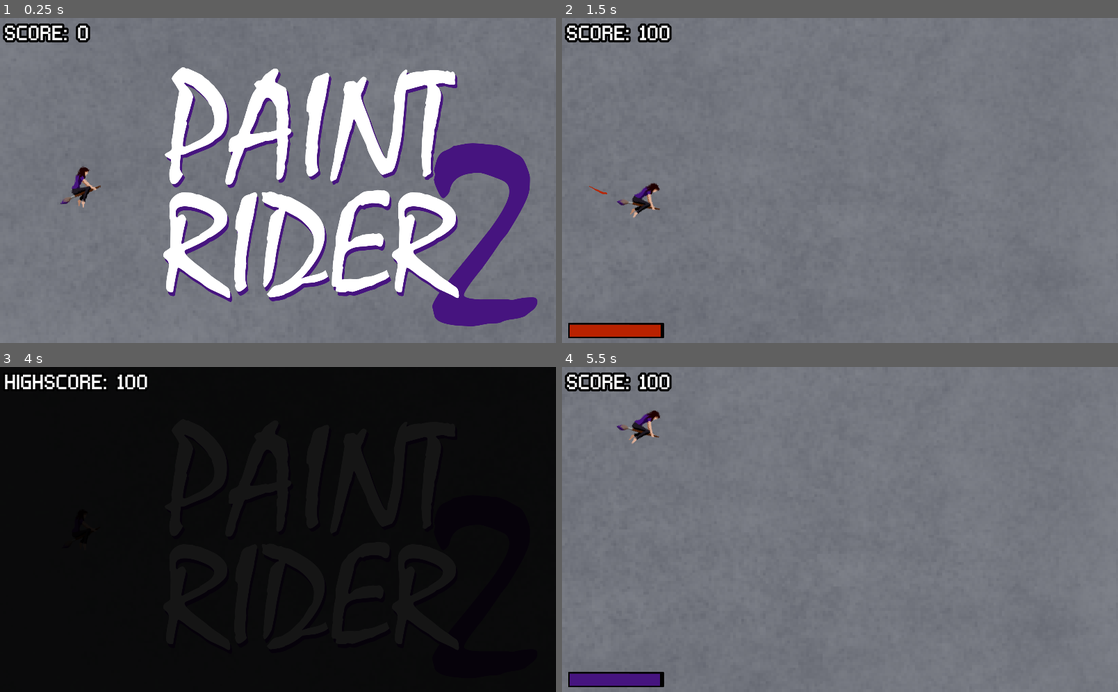
Above: before the commit, frames 1-4 (two rows, left to right).
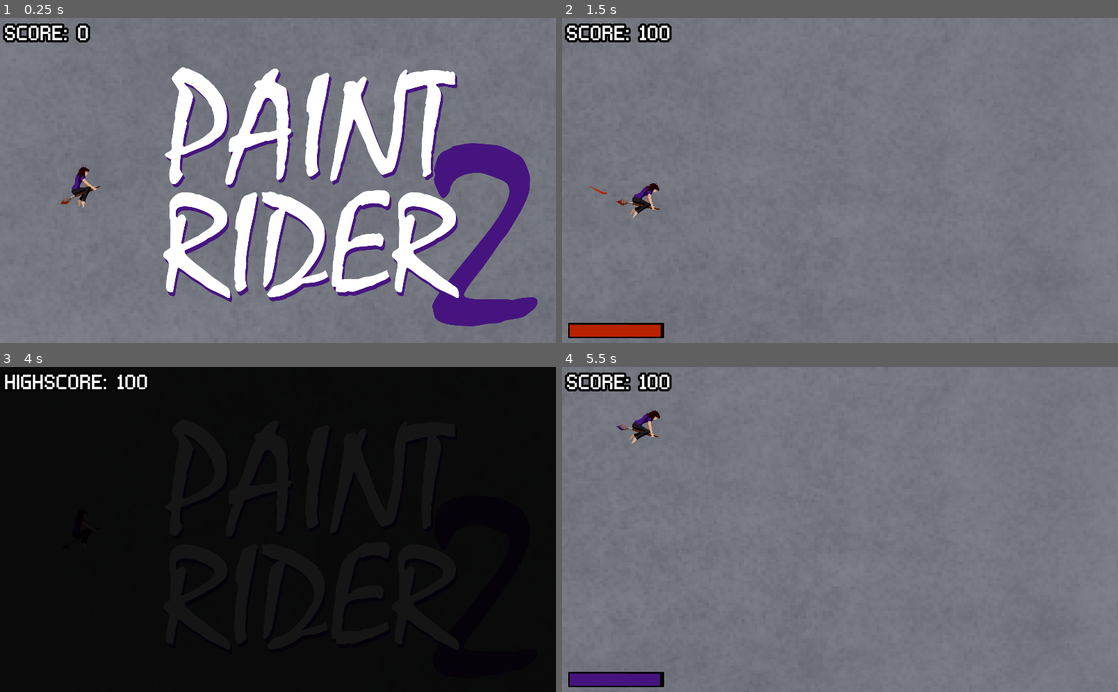
Above: after the commit, the same moments.

Repository: 0xbuidlman/PaintRider2
Game: Godot game, scene res://Scenes/Main.tscn
Two runs of this game, one before a commit and one after it. Both use one fixed random seed, a clock stepped at 60 frames per second and the inputs below. The engine's default icon, where the game draws it, is replaced by a stand-in: a white triangle on a blue panel in a dark square. Sound files missing from this copy of the repository are replaced by a short silence.
Inputs (mouse positions are in pixels of both pictures, inside the frame that each line leads up to):
- Up to frame 1 (0.25 s): no input
- Up to frame 2 (1.5 s): move the mouse to (962, 164) at 0.52 s; hold Right (ui_right) 0.53-1.28 s; hold Space (button) 0.53-1.28 s; click (962, 164) at 0.67 s; move the mouse to (728, 196) at 1.27 s; hold Left (ui_left) from 1.28 s (still down); tap Space (button) at 1.35 s
- Up to frame 3 (4 s): move the mouse to (333, 458) at 2.02 s; release Left (ui_left) at 2.03 s; hold Space (button) 2.03-2.78 s; hold Right (ui_right) 2.03-3.53 s; move the mouse to (250, 594) at 2.77 s; tap Space (button) at 2.85 s; click (250, 594) at 2.92 s; move the mouse to (444, 578) at 3.52 s; hold Left (ui_left) from 3.53 s (still down); hold Space (button) from 3.53 s (still down)
- Up to frame 4 (5.5 s): keep holding Left (ui_left); move the mouse to (673, 480) at 4.27 s; release Space (button) at 4.28 s; tap Space (button) at 4.35 s; move the mouse to (867, 529) at 5.02 s; hold Space (button) from 5.03 s (still down); click (867, 529) at 5.17 s

The runs differ from the first frame. In frame 1, less than 0.1% of the frame differs, in the area x 10-19%, y 45-59%; in frame 2, less than 0.1%, in the area x 9-18%, y 50-62%; in frame 3, less than 0.1%; in frame 4, less than 0.1%.

Commit message:
post jam

Diff:
--- a/Scenes/Canvas.gd
+++ b/Scenes/Canvas.gd
@@ -96,8 +96,16 @@
 			stage = 6
 		elif stage == 6 and r > 300000:
 			$BombSpawner2.mode_mode = 2
+			$BombSpawner2.max_at_once = 2
 			$PaintSpawner.min_time = 5
 			$PaintSpawner.max_time = 9
+			$StarSpawner.max_at_once = 2
+			stage = 7
+		elif stage == 7 and r > 400000:
+			$BombSpawner2.max_at_once = 3
+			stage = 8
+		elif stage == 8 and r > 500000:
+			$StarSpawner.min_time = 0
 
 func remove_all(s):
 	for c in s.get_children():
@@ -140,7 +148,8 @@
 		var s = Stroke.instance()
 		var color = $"/root/Global".color
 		if color >= 6:
-			s.get_child(0).width = 80
+			s.get_child(0).width = 60
+			s.life = 8
 		s.get_child(0).texture = strokes[color]
 		s.position = Vector2(pos, 0)
 		s.add_point(p, 0)
--- a/Scenes/Main.tscn
+++ b/Scenes/Main.tscn
@@ -11,6 +11,7 @@
 [ext_resource path="res://fonts/f.otf" type="DynamicFontData" id=9]
 [ext_resource path="res://Audio/Loop.ogg" type="AudioStream" id=10]
 [ext_resource path="res://Audio/pr2.ogg" type="AudioStream" id=11]
+[ext_resource path="res://icon.png" type="Texture" id=12]
 
 [sub_resource type="DynamicFont" id=1]
 size = 35
@@ -213,10 +214,10 @@
 
 [node name="ProgressBar2" type="TextureProgress" parent="CanvasLayer"]
 modulate = Color( 1, 1, 1, 0 )
-margin_left = 184.639
-margin_top = 553.877
-margin_right = 784.639
-margin_bottom = 753.877
+margin_left = 187.285
+margin_top = 554.236
+margin_right = 787.285
+margin_bottom = 754.236
 rect_scale = Vector2( 0.218688, 0.218688 )
 texture_progress = ExtResource( 7 )
 __meta__ = {
@@ -288,6 +289,13 @@
 [node name="AudioStreamPlayer2" type="AudioStreamPlayer" parent="."]
 stream = ExtResource( 10 )
 bus = "music"
+
+[node name="TouchScreenButton" type="TouchScreenButton" parent="."]
+modulate = Color( 1, 1, 1, 0 )
+position = Vector2( 0, -1701.71 )
+scale = Vector2( 49.8934, 27.5893 )
+normal = ExtResource( 12 )
+action = "button"
 [connection signal="bomb" from="Player" to="Canvas" method="on_bomb"]
 [connection signal="bonus" from="Player" to="." method="on_bonus"]
 [connection signal="change" from="Player" to="." method="on_change"]
--- a/Scenes/Player.gd
+++ b/Scenes/Player.gd
@@ -1,14 +1,23 @@
 extends Node2D
+
+var characters = [
+	preload("res://Images/characters/characterred.png"),
+	preload("res://Images/characters/characterblue.png"),
+	preload("res://Images/characters/charactergreen.png"),
+	preload("res://Images/characters/characterorange.png"),
+	preload("res://Images/characters/character.png"),
+	preload("res://Images/characters/characteryellow.png")
+]
 
 const GRAVITY = [1100, 2000]
 const FORCE = [-3000, -6000]
-const MIN_VELOCITY = [-800, -400]
-const MAX_VELOCITY = [550, 200]
+const MIN_VELOCITY = [-800, -300]
+const MAX_VELOCITY = [550, 150]
 const VEL_CATCH = [10, 4]
 
-const MIN_SPEED = [600.0, 2300.0]
-const MAX_SPEED = [1800.0, 2500.0]
-const RANGE = [[600.0, 2400.0], [600.0, 2400.0]]
+const MIN_SPEED = [600.0, 2700.0]
+const MAX_SPEED = [1800.0, 2900.0]
+const RANGE = [[600.0, 2400.0], [600.0, 2800.0]]
 const FRICTION = [80.0, 50.0]
 
 const SPEED_UP = [500, 800]
@@ -49,13 +58,15 @@
 func _ready():
 	randomize()
 	$"/root/Global".color = randi() % 6
+	$Sprite.texture = characters[$"/root/Global".color]
 	emit_signal("change")
 
 func _input(event):
-	if event.is_action_pressed("button") or (event is InputEventScreenTouch and event.is_pressed()):
+	if event.is_action_pressed("button"):
 		up = true
-	elif event.is_action_released("button") or (event is InputEventScreenTouch and not event.is_pressed()):
+	elif event.is_action_released("button"):
 		up = false
+
 func _physics_process(delta):
 
 	if $"/root/Global".active and not $"/root/Global".end:
@@ -64,11 +75,12 @@
 		if mode == 1 and paint <= NORMAL_PAINT:
 			$"/root/Global".mode = 0
 			$"/root/Global".color = randi() % 6
+			$Sprite.texture = characters[$"/root/Global".color]
 			emit_signal("change")
 			scale = Vector2(1, 1)
 			mode = 0
 			target_speed = 1200
-			$AnimationPlayer.play_backwards("mode")
+			$Sprite.scale = Vector2(0.12, 0.12)
 
 		velocity += GRAVITY[mode] * delta
 		var z_amount = clamp((speed - RANGE[mode][0]) / (RANGE[mode][1] - RANGE[mode][0]), 0, 1)
@@ -103,7 +115,6 @@
 		position.y += velocity * delta
 
 		$Sprite.rotation = velocity * 0.001 + 0.2
-		$Sprite2.rotation = velocity * 0.001 + 0.2
 
 		if target_speed > MIN_SPEED[mode]:
 			target_speed -= FRICTION[mode] * delta
@@ -149,6 +160,7 @@
 	elif id == 1 and paint < NORMAL_PAINT:
 		paint = NORMAL_PAINT
 		$"/root/Global".color = area.get_parent().cid
+		$Sprite.texture = characters[$"/root/Global".color]
 		$b.play()
 		emit_signal("change")
 		if painting:
@@ -160,8 +172,10 @@
 		scale = Vector2(1.5, 1.5)
 		$"/root/Global".mode = 1
 		$"/root/Global".color = 6
+		velocity -= 1800
+		$Sprite.texture = characters[4]
 		emit_signal("change")
-		$AnimationPlayer.play("mode")
+		$Sprite.scale = Vector2(0.13, 0.13)
 		if painting:
 			emit_signal("vroom", brush_pos(0), -1)
 			emit_signal("vroom", brush_pos(0), 1)
--- a/Scenes/Player.tscn
+++ b/Scenes/Player.tscn
@@ -1,8 +1,7 @@
-[gd_scene load_steps=12 format=2]
+[gd_scene load_steps=10 format=2]
 
 [ext_resource path="res://Scenes/Player.gd" type="Script" id=1]
-[ext_resource path="res://Images/player/character_pixel.png" type="Texture" id=2]
-[ext_resource path="res://Images/player/character.png" type="Texture" id=3]
+[ext_resource path="res://Images/characters/character.png" type="Texture" id=2]
 [ext_resource path="res://Audio/e2.wav" type="AudioStream" id=4]
 [ext_resource path="res://Audio/e.wav" type="AudioStream" id=5]
 [ext_resource path="res://Audio/p.wav" type="AudioStream" id=6]
@@ -13,33 +12,6 @@
 [sub_resource type="CircleShape2D" id=1]
 radius = 40.0
 
-[sub_resource type="Animation" id=2]
-resource_name = "mode"
-tracks/0/type = "value"
-tracks/0/path = NodePath("Sprite:modulate")
-tracks/0/interp = 1
-tracks/0/loop_wrap = true
-tracks/0/imported = false
-tracks/0/enabled = true
-tracks/0/keys = {
-"times": PoolRealArray( 0, 1 ),
-"transitions": PoolRealArray( 1, 1 ),
-"update": 0,
-"values": [ Color( 1, 1, 1, 1 ), Color( 1, 1, 1, 0 ) ]
-}
-tracks/1/type = "value"
-tracks/1/path = NodePath("Sprite2:modulate")
-tracks/1/interp = 1
-tracks/1/loop_wrap = true
-tracks/1/imported = false
-tracks/1/enabled = true
-tracks/1/keys = {
-"times": PoolRealArray( 0, 1 ),
-"transitions": PoolRealArray( 1, 1 ),
-"update": 0,
-"values": [ Color( 1, 1, 1, 0 ), Color( 1, 1, 1, 1 ) ]
-}
-
 [node name="Player" type="Node2D"]
 script = ExtResource( 1 )
 
@@ -47,18 +19,10 @@
 scale = Vector2( 0.12, 0.12 )
 texture = ExtResource( 2 )
 
-[node name="Sprite2" type="Sprite" parent="."]
-modulate = Color( 1, 1, 1, 0 )
-scale = Vector2( 0.13, 0.13 )
-texture = ExtResource( 3 )
-
 [node name="Area2D" type="Area2D" parent="."]
 
 [node name="CollisionShape2D" type="CollisionShape2D" parent="Area2D"]
 shape = SubResource( 1 )
-
-[node name="AnimationPlayer" type="AnimationPlayer" parent="."]
-anims/mode = SubResource( 2 )
 
 [node name="e1" type="AudioStreamPlayer" parent="."]
 stream = ExtResource( 5 )
@@ -78,7 +42,7 @@
 
 [node name="c" type="AudioStreamPlayer" parent="."]
 stream = ExtResource( 8 )
-volume_db = -15.295
+volume_db = -21.295
 
 [node name="b" type="AudioStreamPlayer" parent="."]
 stream = ExtResource( 9 )
--- a/Scenes/Stroke.gd
+++ b/Scenes/Stroke.gd
@@ -6,6 +6,7 @@
 var length = 0.0
 var num = 0
 var real = true
+var life = 40
 
 func _ready():
 	$Line2D.points = PoolVector2Array()
@@ -29,7 +30,8 @@
 		$Line2D.points = PoolVector2Array(points)
 
 func jump():
-	if real:
+	if real and life > 0:
 		position.x += 15000
 	else:
 		queue_free()
+	life -= 1
--- a/project.godot
+++ b/project.godot
@@ -17,7 +17,7 @@
 
 config/name="PaintRider2"
 run/main_scene="res://Scenes/Main.tscn"
-config/icon="res://icon.png"
+config/icon="res://Images/icon.png"
 
 [autoload]
 
Binary file removed: Images/bluebrick.png
Renamed: Images/player/character.png -> Images/characters/character.png
Not shown, changed: Images/characters/character.png.import
Renamed: Images/player/character_pixel.png -> Images/characters/character_pixel.png
Not shown, changed: Images/characters/character_pixel.png.import
Binary file added: Images/characters/characterblue.png
Not shown, changed: Images/characters/characterblue.png.import
Binary file added: Images/characters/charactergreen.png
Not shown, changed: Images/characters/charactergreen.png.import
Binary file added: Images/characters/characterorange.png
Not shown, changed: Images/characters/characterorange.png.import
Binary file added: Images/characters/characterred.png
(and 16 more such lines)
